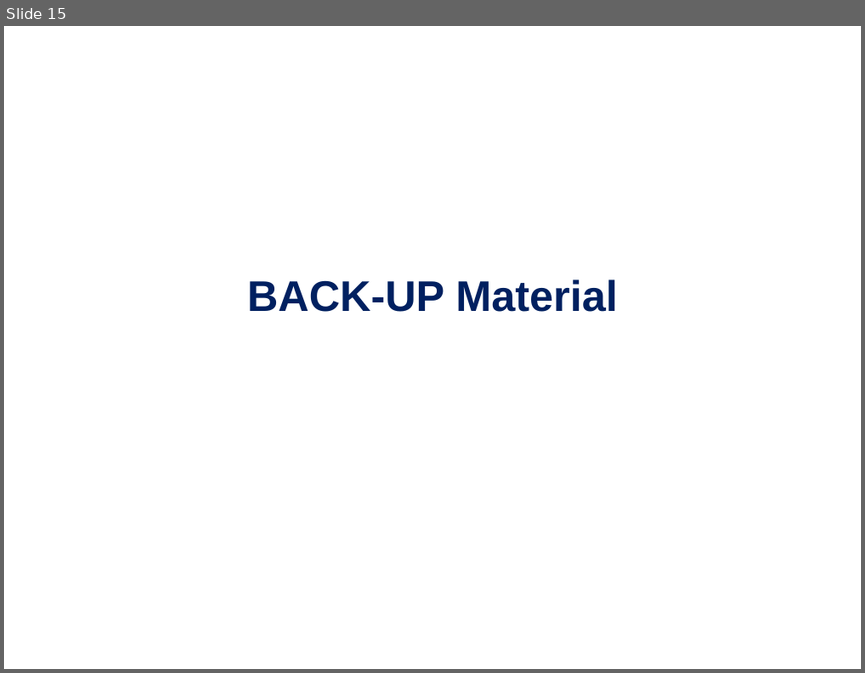
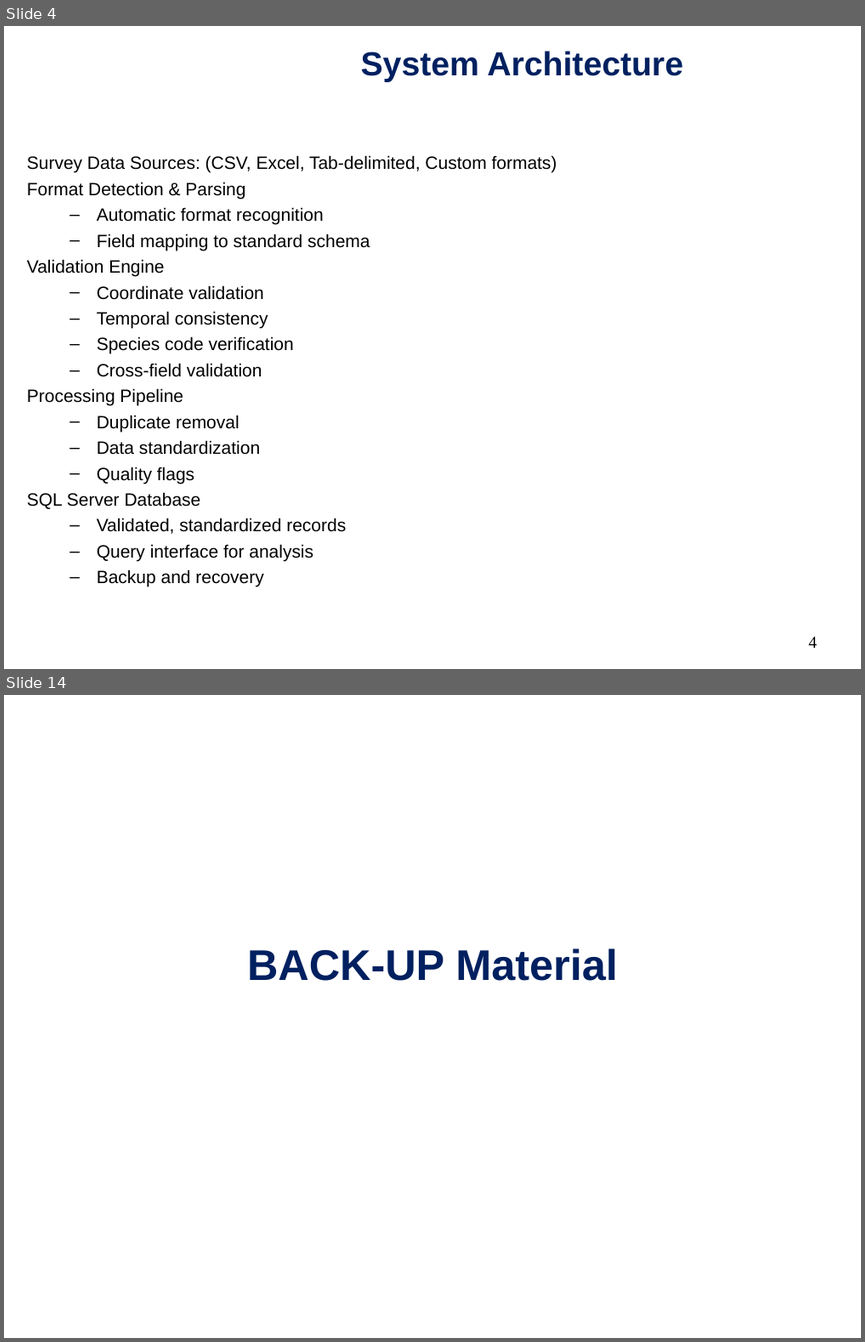
Before and after one commit to bethanylroberts/test-project, a slide deck: pub/NARWCDB-progress_report-20251112.ppt. Shown one above the other, each under a label of ours: slide 15 before the commit, slides 4 and 14 after it; the slides between them are not shown. The pictures are 865x673 and 865x1342 pixels, drawn with LibreOffice and Linux fonts; fonts in the diff are those of the drawing; background and template pictures are left out. Boxes give left, top, right and bottom in pixels: in the first picture for what was removed or moved away, otherwise in the second. Text is boxed around its words. In the diff, an @@ line names an element or a change of style, - is before the commit and + after.

```diff
--- a/pub/NARWCDB-progress_report-20251112.ppt
+++ b/pub/NARWCDB-progress_report-20251112.ppt
@@ slide 4 added at box(4, 26, 861, 669), background #FFFFFF @@
@@ title added at box(361, 51, 683, 82), 28 pt, text #002060, bold @@
+System Architecture
@@ text added at box(27, 155, 557, 587), 15 pt, text #000000 @@
+Survey Data Sources: (CSV, Excel, Tab-delimited, Custom formats)
+Format Detection & Parsing
+  – Automatic format recognition
+  – Field mapping to standard schema
+Validation Engine
+  – Coordinate validation
+  – Temporal consistency
+  – Species code verification
+  – Cross-field validation
+Processing Pipeline
+  – Duplicate removal
+  – Data standardization
+  – Quality flags
+SQL Server Database
+  – Validated, standardized records
+  – Query interface for analysis
+  – Backup and recovery
@@ page number added at box(808, 636, 817, 647), 14 pt, text #000000 @@
+4
@@ what was slide 15 is now slide 14 @@
```
Also in this commit, not shown: 8 slides changed, 4 other slides added, 11 slides removed, 1 other file.
